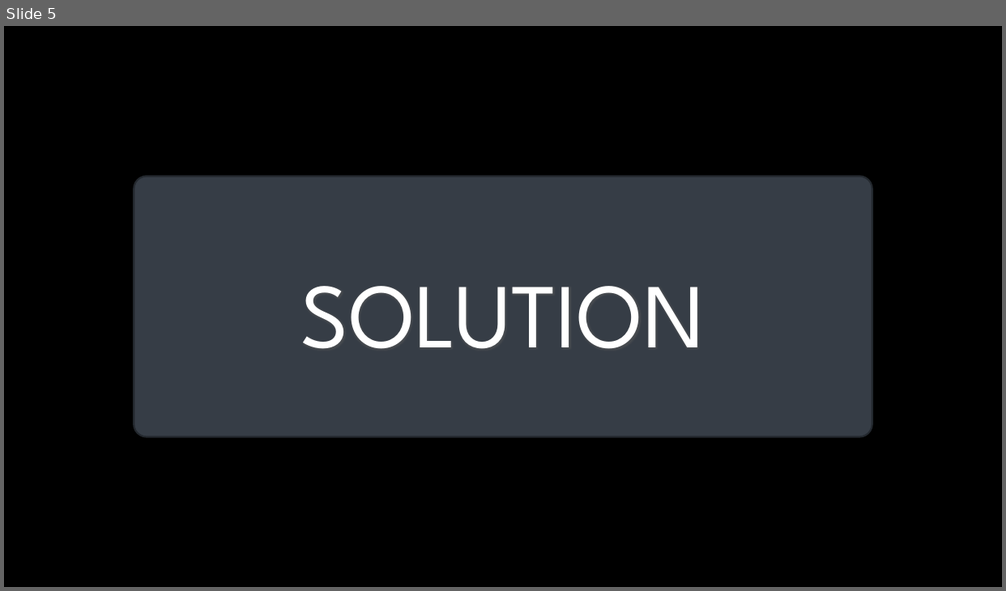
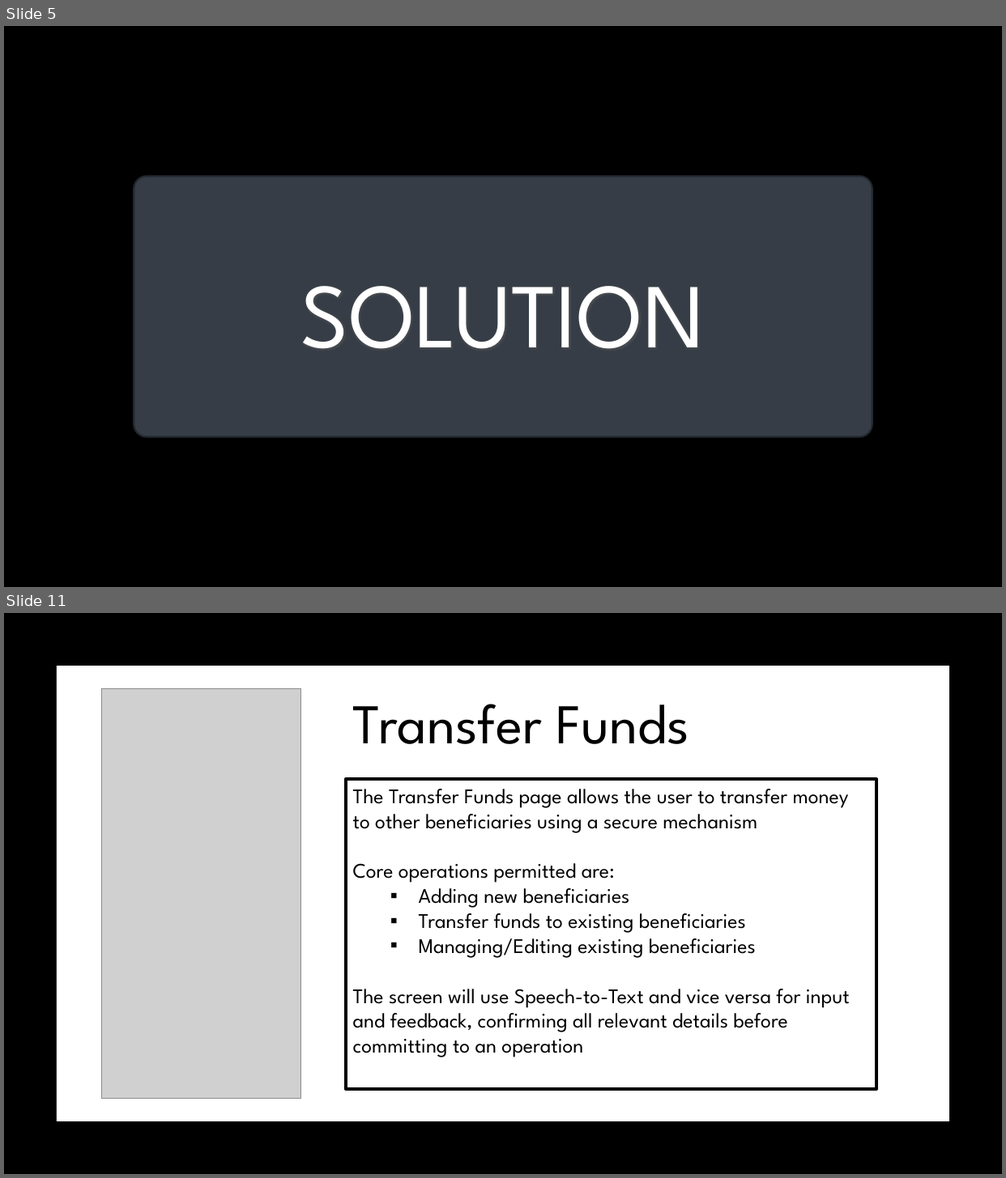
Before and after one commit to robobot97/GradHackTeam30, a slide deck: GradHack Project Presentation.pptx. Shown one above the other, each under a label of ours: slide 5 before the commit, slides 5 and 11 after it; the slides between them are not shown. The pictures are 1006x591 and 1006x1178 pixels, drawn with LibreOffice and Linux fonts; fonts in the diff are those of the drawing; grey boxes stand for pictures; background and template pictures are left out. Boxes give left, top, right and bottom in pixels: in the first picture for what was removed or moved away, otherwise in the second. Text is boxed around its words. In the diff, an @@ line names an element or a change of style, - is before the commit and + after.

```diff
--- a/GradHack Project Presentation.pptx
+++ b/GradHack Project Presentation.pptx
@@ slide 11 added at bbox=[4, 613, 1002, 1174], background picture (left out) @@
@@ rectangle added at bbox=[57, 666, 949, 1122], fill #FFFFFF @@
@@ picture added at bbox=[101, 688, 300, 1099] @@
@@ text added at bbox=[353, 704, 689, 744], 54 pt, text #000000 @@
+Transfer Funds
@@ rectangle added at bbox=[345, 779, 876, 1089], fill #FFFFFF, outline #000000 3 pt, 20 pt, text #000000 @@
+The Transfer Funds page allows the user to transfer money to other beneficiaries using a secure mechanism
+Core operations permitted are:
+  ▪ Adding new beneficiaries
+  ▪ Transfer funds to existing beneficiaries
+  ▪ Managing/Editing existing beneficiaries
+  The screen will use Speech-to-Text and vice versa for input and feedback, confirming all relevant details before committing to an operation
```
Also in this commit, not shown: 4 slides changed, 12 other slides added, 2 slides removed, 11 other files.
